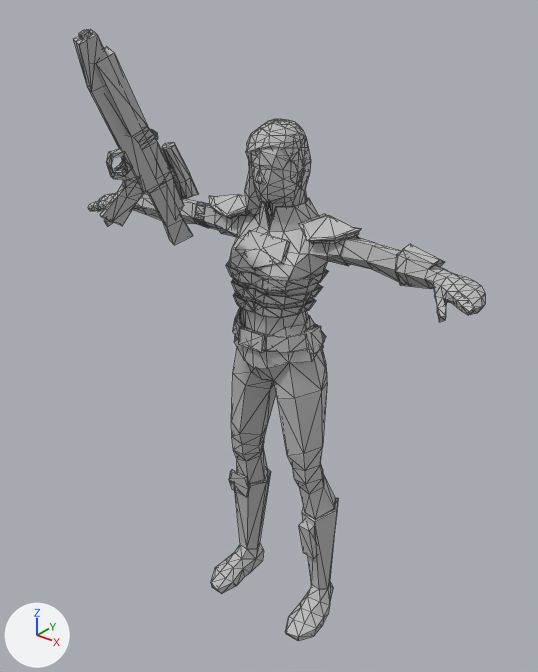
The FBX model Diamond Engine/Project Folder/Assets/Models/[3] - Main Menu Action Poses/CaraDune_Pose.fbx as it was, and as the next commit left it.
One viewpoint serves both versions: a 50 mm lens placed at (0.0134, -0.017, 0.0218), pointed at (0.0002, -0.0005, 0.0115). The lights are fixed; the arrows at lower left show +X, +Y and +Z. Mesh edges are drawn as thin lines. Where no turn or scale is listed for an object, it has been applied to the vertices.

Names of what the first picture shows: 'CaraDune', 'blaster'.
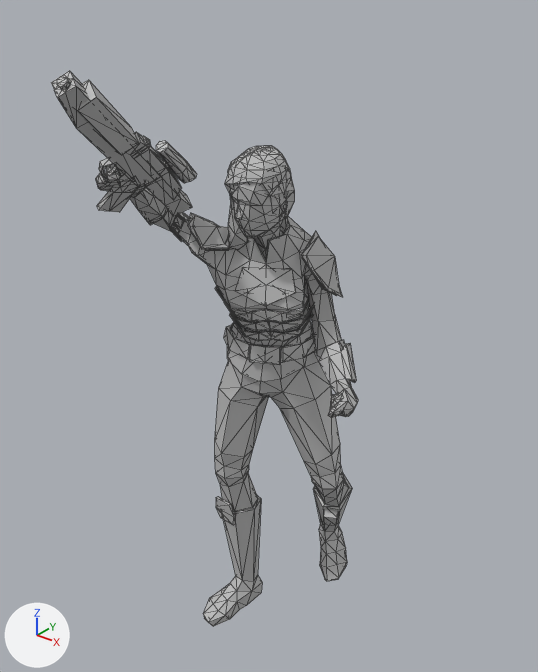
Boxes (x1, y1, x2, y2) around the edits, measured in the pictures (538 x 672 px; the box of a moved part takes in the faces that stretch with it):
'CaraDune', reshaped, moved (34% narrower, 8% shorter): before (88, 119, 485, 641); after (96, 146, 358, 627)
'blaster', moved, turned: before (73, 29, 199, 245); after (51, 71, 197, 216)
part 1 of me_mesh_001, moved or reshaped: before (195, 219, 206, 224); after (171, 228, 180, 238)
part 2 of me_mesh_001, moved or reshaped: before (194, 214, 204, 220); after (171, 223, 180, 234)
part 3 of me_mesh_001, moved or reshaped: before (195, 205, 205, 214); after (174, 215, 184, 228)
part 4 of me_mesh_001, moved or reshaped: before (197, 202, 210, 206); after (178, 212, 189, 220)
part 5 of me_mesh_001, moved or reshaped (not visible afterwards): before (304, 325, 324, 354)
part 6 of me_mesh_001, moved or reshaped: before (235, 230, 290, 270); after (235, 267, 296, 306)
part 7 of me_mesh_001, moved or reshaped: before (299, 520, 317, 559); after (323, 509, 338, 526)
part 8 of me_mesh_001, moved or reshaped: before (233, 292, 316, 318); after (229, 313, 313, 342)
part 9 of me_mesh_001, moved or reshaped: before (231, 279, 323, 306); after (225, 304, 314, 332)
part 10 of me_mesh_001, moved or reshaped: before (211, 470, 271, 594); after (203, 495, 262, 627)
part 11 of me_mesh_001, moved or reshaped: before (285, 498, 338, 641); after (314, 472, 352, 581)
part 12 of me_mesh_001, moved or reshaped: before (255, 168, 264, 183); after (235, 204, 243, 219)
part 13 of me_mesh_001, moved or reshaped: before (229, 470, 250, 497); after (216, 496, 236, 525)
part 14 of me_mesh_001, moved or reshaped: before (239, 327, 265, 352); after (250, 344, 281, 365)
part 15 of me_mesh_001, moved or reshaped: before (88, 119, 485, 520); after (96, 146, 358, 512)

The change, as a list of edits to the scene's bpy script:
```text
Change me_mesh_001:
    remove me_mesh_001.from_pydata(...)  # 1283 vertices, 2379 faces; spans x -0.0071..0.0071, y -0.0014..0.0014, z 0.0002..0.018
    add me_mesh_001.from_pydata(...)  # 1283 vertices, 2379 faces; spans x -0.0036..0.0036, y -0.0044..0.0039, z -0.0092..0.0085
    me_mesh_001 part 1: the loose piece of 8 vertices spanning x -0.0033..-0.0029, y -0.0001..0.0001, z 0.0145..0.0146 is moved by (0.0005, -0.0016, -0.009)
    me_mesh_001 part 2: the loose piece of 8 vertices spanning x -0.0033..-0.0029, y -0.0001..0.0, z 0.0146..0.0148 is moved by (0.0006, -0.0016, -0.009)
    me_mesh_001 part 3: the loose piece of 8 vertices spanning x -0.0033..-0.0029, y 0.0..0.0001, z 0.0148..0.0151 is moved by (0.0006, -0.0016, -0.009)
    me_mesh_001 part 4: the loose piece of 8 vertices spanning x -0.0033..-0.0029, y 0.0001..0.0004, z 0.015..0.0151 is moved by (0.0007, -0.0016, -0.009)
    me_mesh_001 part 5: the loose piece of 8 vertices spanning x 0.0013..0.0017, y -0.0002..0.0004, z 0.0112..0.012 is turned 28.5 degrees about the z axis through its middle and scaled by 0.981, then moved by (-0.0001, 0.0005, -0.0094)
    me_mesh_001 part 6: the loose piece of 12 vertices spanning x -0.0009..0.0009, y -0.001..-0.0002, z 0.0138..0.0148 is multiplied about its middle by the matrix ((0.831, -0.509, 0.158), (0.532, 0.778, -0.294), (0.027, 0.332, 0.929)), then moved by (0.0008, -0.0007, -0.0098)
    me_mesh_001 part 7: the loose piece of 8 vertices spanning x 0.0013..0.0019, y -0.0002..0.0004, z 0.003..0.0045 is multiplied about its middle by the matrix ((0.803, -0.496, 0.33), (0.594, 0.704, -0.389), (-0.039, 0.509, 0.86)), then moved by (-0.0001, 0.0014, -0.009)
    me_mesh_001 part 8: the loose piece of 48 vertices spanning x -0.0013..0.0013, y -0.0011..0.0009, z 0.0123..0.0128 is multiplied about its middle by the matrix ((0.814, -0.554, 0.173), (0.579, 0.76, -0.295), (0.032, 0.34, 0.94)), then moved by (0.0002, -0.0003, -0.0095)
    me_mesh_001 part 9: the loose piece of 48 vertices spanning x -0.0015..0.0014, y -0.0011..0.0012, z 0.0127..0.0132 is multiplied about its middle by the matrix ((0.827, -0.535, 0.167), (0.56, 0.771, -0.301), (0.032, 0.343, 0.938)), then moved by (0.0002, -0.0005, -0.0095)
    me_mesh_001 part 10: the loose piece of 76 vertices spanning x -0.0025..-0.0009, y -0.0014..0.0014, z 0.0002..0.005 is multiplied about its middle by the matrix ((0.989, 0.119, -0.08), (-0.12, 0.992, -0.009), (0.079, 0.019, 0.996)), then moved by (0.0006, -0.0012, -0.0094)
    me_mesh_001 part 11: the loose piece of 76 vertices spanning x 0.0009..0.0025, y -0.0014..0.0014, z 0.0002..0.005 is multiplied about its middle by the matrix ((0.803, -0.503, 0.317), (0.594, 0.698, -0.396), (-0.022, 0.507, 0.86)), then moved by (-0.0004, 0.002, -0.0089)
    me_mesh_001 part 12: the loose piece of 12 vertices spanning x -0.0001..0.0001, y -0.0008..-0.0003, z 0.0164..0.0169 is moved by (0.0005, -0.0015, -0.0097)
    me_mesh_001 part 13: the loose piece of 12 vertices spanning x -0.0021..-0.0011, y -0.0002..0.0001, z 0.0042..0.0052 is moved by (0.0004, -0.0013, -0.0094)
    me_mesh_001 part 14: the loose piece of 8 vertices spanning x -0.0005..0.0005, y -0.0012..-0.001, z 0.0113..0.0119 is turned 28.2 degrees about the z axis through its middle, then moved by (0.0006, -0.0001, -0.0094)
    me_mesh_001 part 15: 903 of 1283 vertices moved; they spanned x -0.0071..0.0071, y -0.0014..0.0014, z 0.0047..0.018 and now span x -0.0036..0.0036, y -0.0044..0.002, z -0.0047..0.0085; mean shift (0.0003, -0.001, -0.0097); largest move (0.0066, -0.0007, 0.015) -> (0.0031, -0.0005, 0.0008)
Change ob_blaster:
    ob_blaster.location: (-0.00207, -0.00377, 0.01751) -> (-0.00179, -0.00429, 0.01744)
    ob_blaster.rotation_euler: (0.425, 0.195, -0.388) -> (0.654, 0.641, -0.379)  # degrees (24, 11, -22) -> degrees (37, 37, -22)
Change ob_caradune:
    ob_caradune.location: (0.0, 0.0, 0.0) -> (0.0, 0.0, 0.00911)
```
